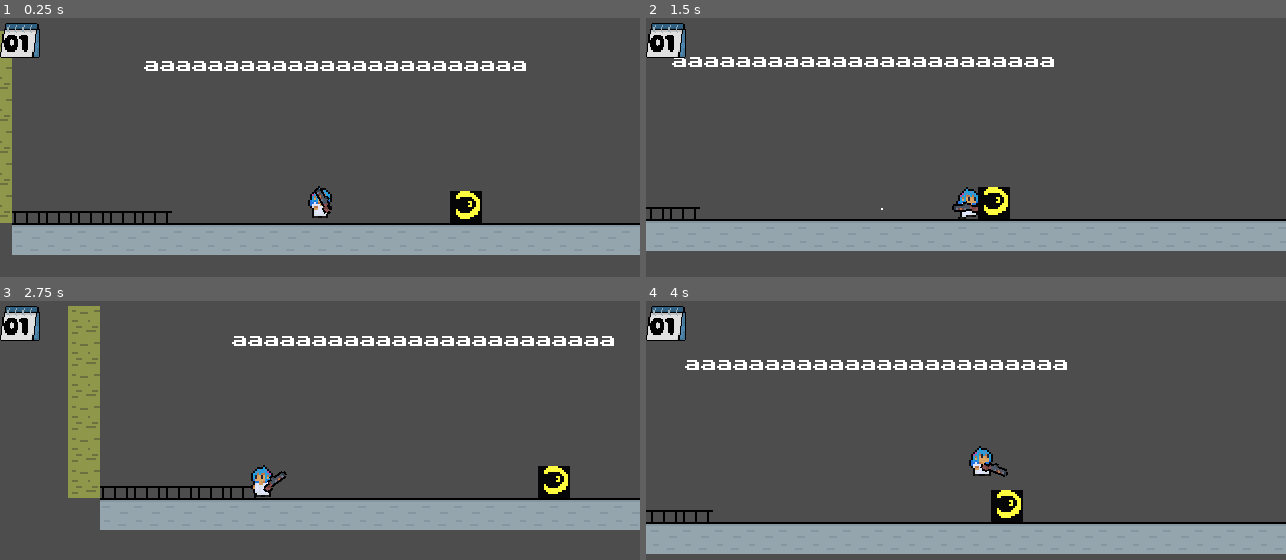
Above: before the commit, frames 1-4 (two rows, left to right).
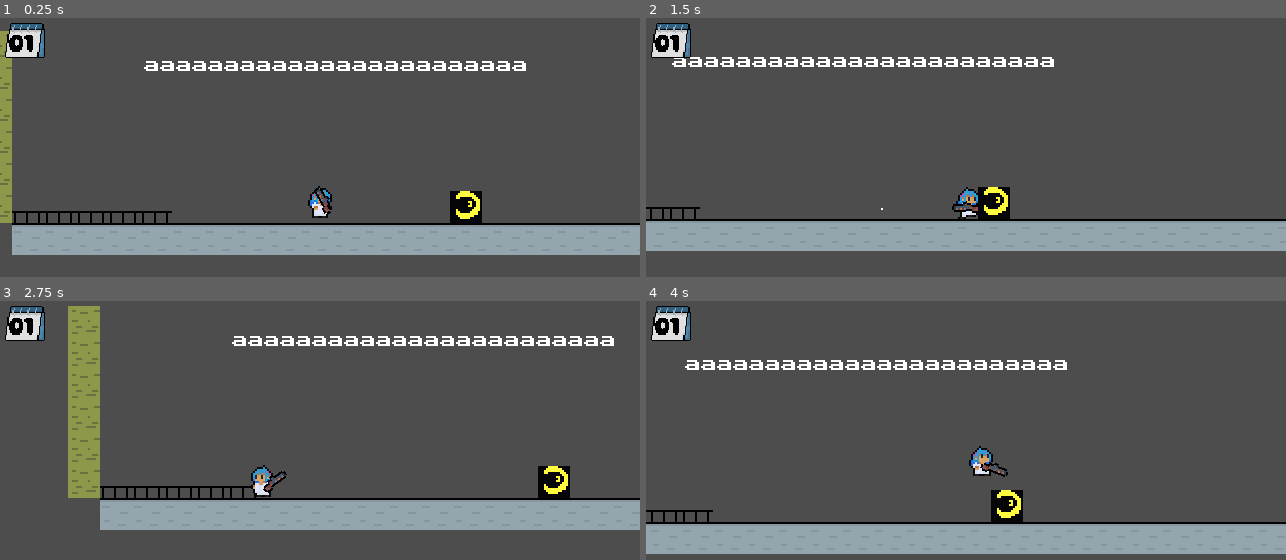
Above: after the commit, the same moments.

Repository: psychologicaljourney/jamsepticeye
Game: Godot game, scene res://scene/main.tscn
The game is run twice, just before and just after one commit, with the same random seed, the same clock (stepped at 60 frames per second) and the same inputs.
Inputs (mouse positions are in pixels of both pictures, inside the frame that each line leads up to):
- Up to frame 1 (0.25 s): no input
- Up to frame 2 (1.5 s): move the mouse to (1106, 181) at 0.52 s; hold D (right) from 0.53 s (still down); tap Shift (dash) at 0.6 s; tap W (jump) at 0.77 s; move the mouse to (838, 214) at 1.27 s; click (838, 214) at 1.35 s
- Up to frame 3 (2.75 s): tap W (jump) at 1.52 s; move the mouse to (384, 402) at 2.02 s; release D (right) at 2.03 s; hold A (left) from 2.03 s (still down); tap Shift (dash) at 2.1 s
- Up to frame 4 (4 s): move the mouse to (934, 552) at 2.77 s; release A (left) at 2.78 s; hold D (right) from 2.78 s (still down); click (934, 552) at 2.85 s; tap W (jump) at 3.02, 3.77 s; move the mouse to (1158, 534) at 3.52 s; tap Shift (dash) at 3.6 s

The runs differ from the first frame. In frame 1, 0.5% of the frame differs, in the area x 0-8%, y 1-16%; in frame 2, 0.5%; in frame 3, 0.5%; in frame 4, 0.5%.

Commit message:
Move Calendar UI
Was right up against the left edge, has a 5px gap now

Diff:
--- a/scene/player.tscn
+++ b/scene/player.tscn
@@ -137,6 +137,8 @@
 anchors_preset = 15
 anchor_right = 1.0
 anchor_bottom = 1.0
+offset_left = 5.0
+offset_right = 5.0
 grow_horizontal = 2
 grow_vertical = 2
 
